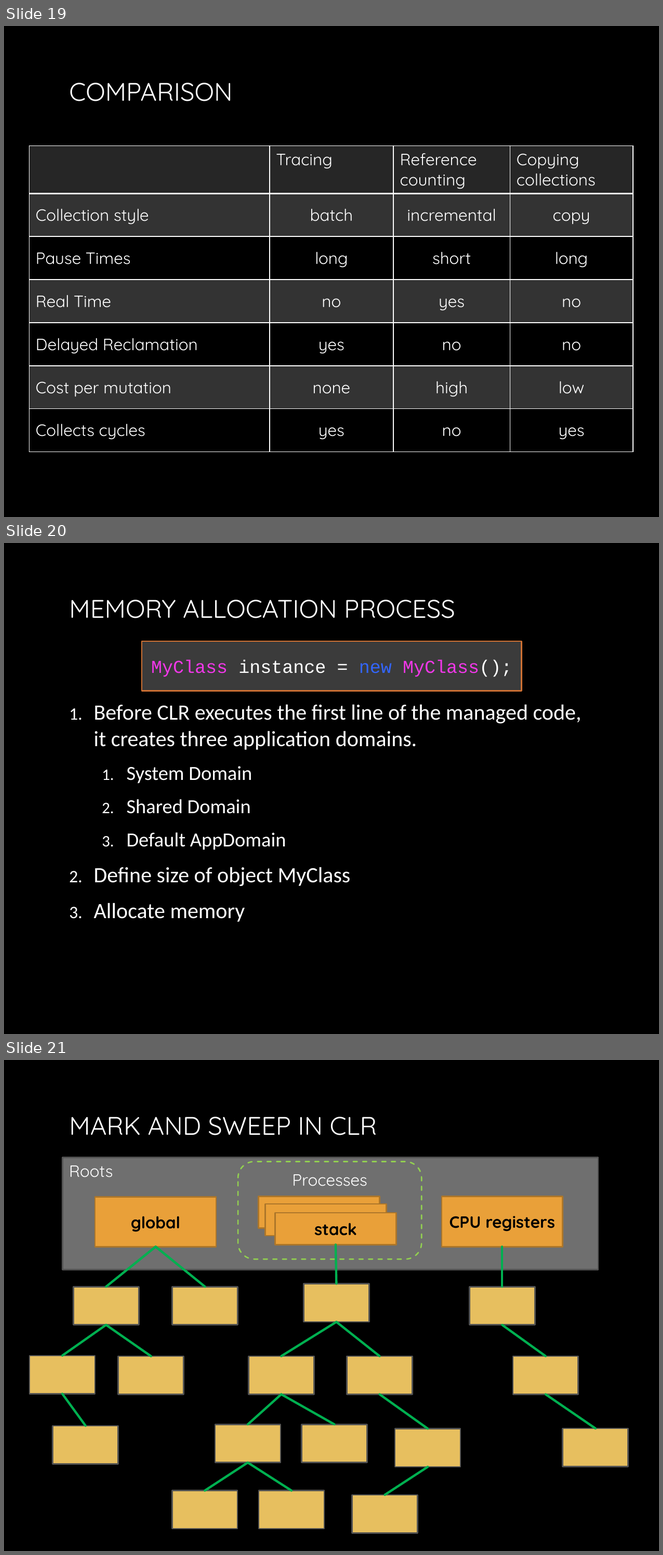
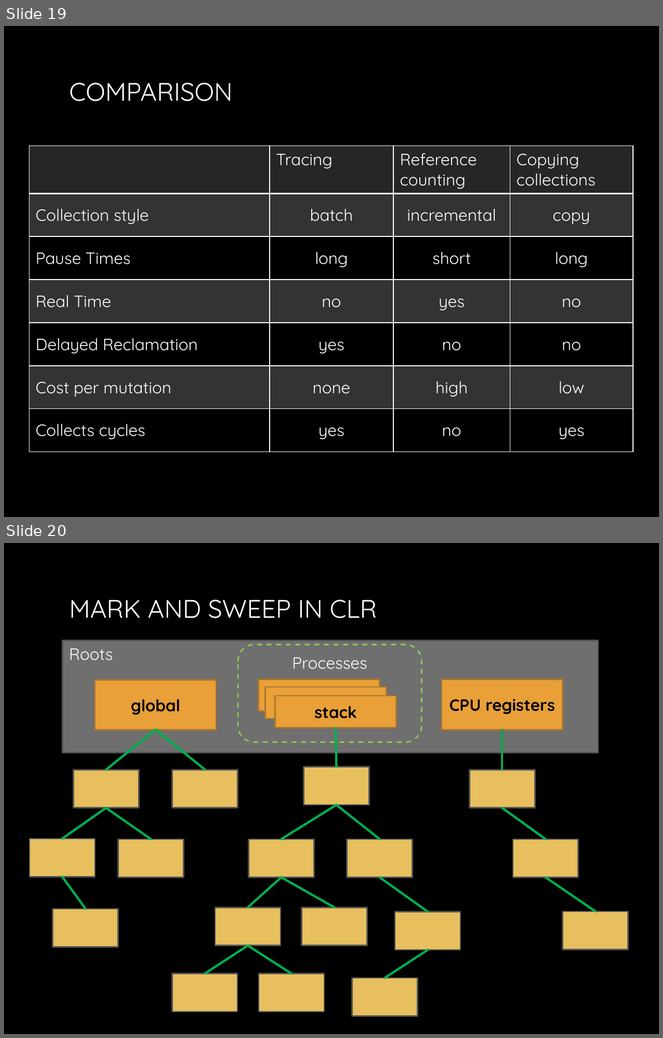
Before and after one commit to yuriyshapovalov/slides, a slide deck: ppt/Garbage collection in dotnet.pptx. Shown one above the other, each under a label of ours: slides 19, 20 and 21 before the commit, slides 19 and 20 after it. The pictures are 663x1555 and 663x1038 pixels, drawn with LibreOffice and Linux fonts; fonts in the diff are those of the drawing; background and template pictures are left out. Boxes give left, top, right and bottom in pixels: in the first picture for what was removed or moved away, otherwise in the second. Text is boxed around its words. In the diff, an @@ line names an element or a change of style, - is before the commit and + after.

```diff
--- a/ppt/Garbage collection in dotnet.pptx
+++ b/ppt/Garbage collection in dotnet.pptx
@@ slide 20 removed at [4,543,659,1034], background picture (left out) @@
@@ title removed at [69,600,455,618] @@
-MEMORY ALLOCATION PROCESS
@@ rectangle removed at [142,641,521,691] @@
-MyClass instance = new MyClass();
@@ text removed at [94,704,582,922] @@
-1. Before CLR executes the first line of the managed code, it creates three application domains.
-  1. System Domain
-  2. Shared Domain
-  3. Default AppDomain
-2. Define size of object MyClass
-3. Allocate memory
@@ what was slide 21 is now slide 20 @@
```
Also in this commit, not shown: 3 slides changed, 4 slides added.
